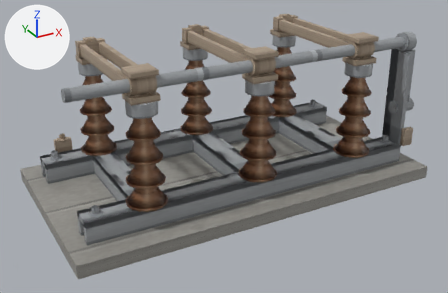
An edit to the OBJ model src/main/resources/assets/renewables/models/mv_disconnector/mv_disconnector.obj, drawn before and after from the same camera.
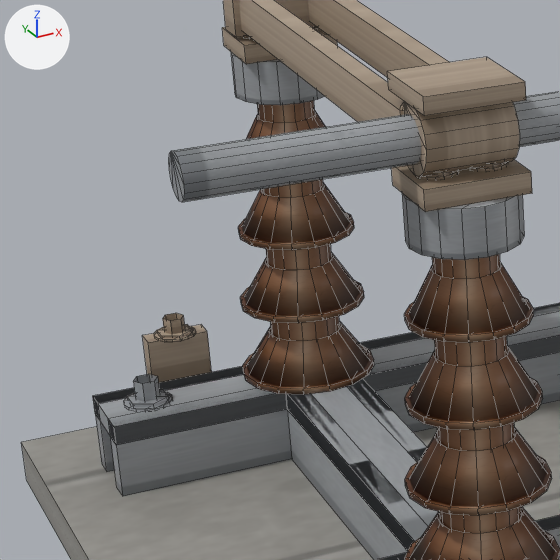
The first picture shows the older version from a 50 mm camera at (-0.679, -1.23, 0.704) aimed at (-0.019, -0.03, 0.103). The close-ups show the older and then the newer version on the part from 3% to 38% of the width and 16% to 69% of the height of that picture. Only the edits that show in the close-ups are written down. The lights are fixed; the arrows at upper left show +X, +Y and +Z. The close-ups show mesh edges as thin lines. Where no turn or scale is listed for an object, it has been applied to the vertices.

Objects in the first close-up: 'earth', 'frame', 'insulator_1', 'insulator_4', 'pad', 'rotate_blade', 'shaft'.
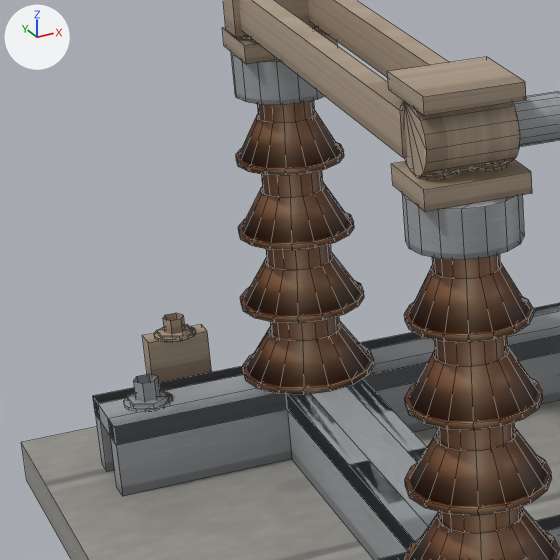
Scene script edits in JSON lines:
```json
{"block": "me_shaft", "where": "# used by ob_shaft; location = (0.0, 0.0, 0.0)"}
{"op": "remove", "block": "me_shaft", "code": "me_shaft.from_pydata(...)  # 86 vertices, 78 faces; spans x -0.42..0.428, y -0.197..-0.125, z 0.08..0.358"}
{"op": "add", "block": "me_shaft", "code": "me_shaft.from_pydata(...)  # 86 vertices, 78 faces; spans x -0.292..0.428, y -0.197..-0.125, z 0.08..0.358"}
{"block": "me_shaft", "change": "me_shaft part 1: all 16 vertices in x -0.42, y -0.168..-0.142, z 0.323..0.349 are moved by (0.128, 0.0, 0.0)"}
```

Where the change shows, as pixel boxes (x1, y1, x2, y2) in the close-ups (560 x 560 px):
```json
{"object": "shaft", "change": "reshaped", "before": [169, 91, 560, 202], "after": [513, 91, 560, 147]}
```
